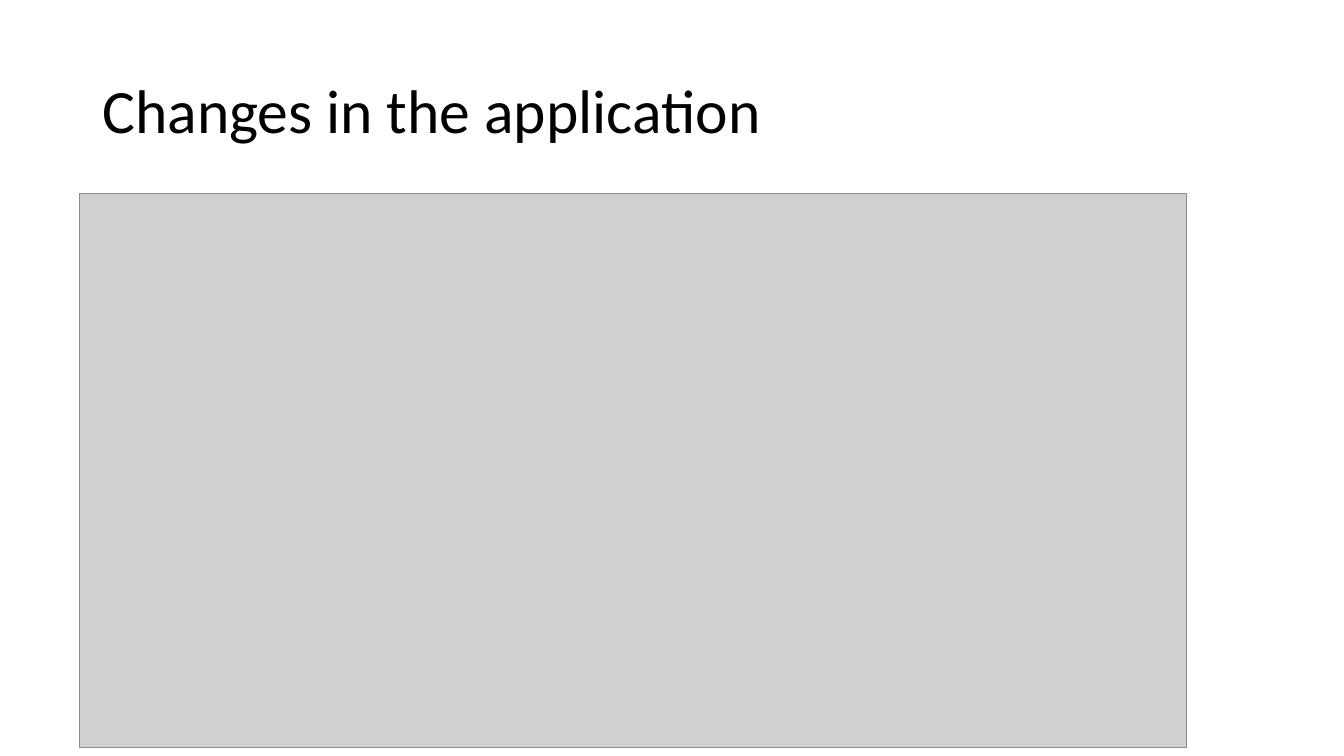
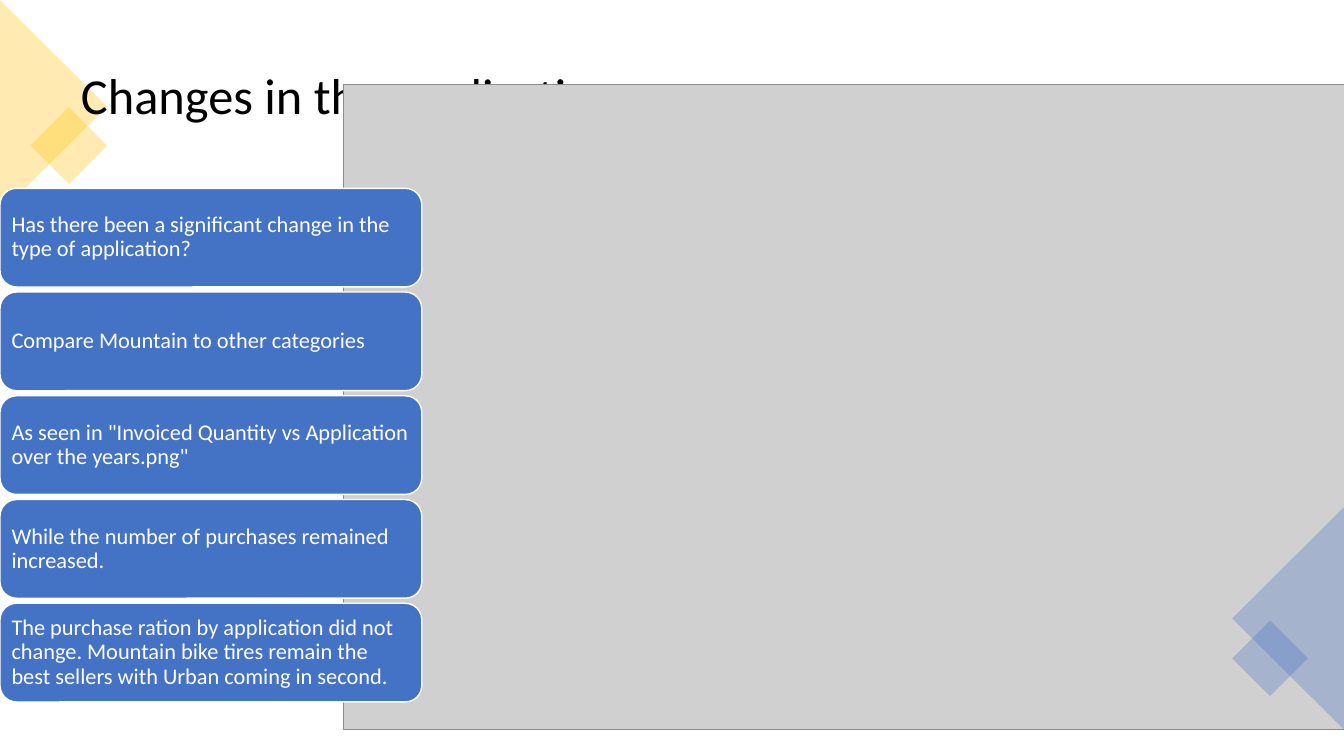
Before and after one commit to 2Delta/GT-Coding-Boot-Camp_Project-1, a slide deck: slide 8 of Project_power_point.pptx (slide 7 before the commit). Drawn at 1344x756 pixels with LibreOffice and Linux fonts; fonts in the diff are those of the drawing; grey boxes stand for pictures. Boxes give left, top, right and bottom in pixels: in the first picture for what was removed or moved away, otherwise in the second. Text is boxed around its words. In the diff, an @@ line names an element or a change of style, - is before the commit and + after.

```diff
--- a/Project_power_point.pptx
+++ b/Project_power_point.pptx
@@ triangle added at (0, 0, 107, 214), fill #FFC000 at 30% opacity @@
@@ title "Changes in the application": place and size @@
-title "Changes in the application" at (102, 90, 760, 144)
+title "Changes in the application" at (81, 72, 620, 125)
@@ title "Changes in the application" at (81, 72, 620, 125): size 44 to 36 pt @@
@@ picture: place and size @@
-picture at (80, 194, 1187, 747)
+picture at (344, 85, 1344, 730)
@@ rectangle added at (30, 108, 107, 185), fill #FFC000 at 30% opacity @@
@@ triangle added at (1233, 507, 1344, 730), fill #4472C4 at 30% opacity @@
@@ group added at (0, 189, 421, 703): 5 rounded rectangles, 5 texts @@
+Has there been a significant change in the type of application?
+Compare Mountain to other categories
+As seen in "Invoiced Quantity vs Application over the years.png"
+While the number of purchases remained increased.
+The purchase ration by application did not change. Mountain bike tires remain the best sellers with Urban coming in second.
@@ rectangle added at (1232, 620, 1308, 696), fill #4472C4 at 30% opacity @@
```
Also in this commit, not shown: 6 other slides changed, 4 slides added, 3 slides removed, 1 other file.
